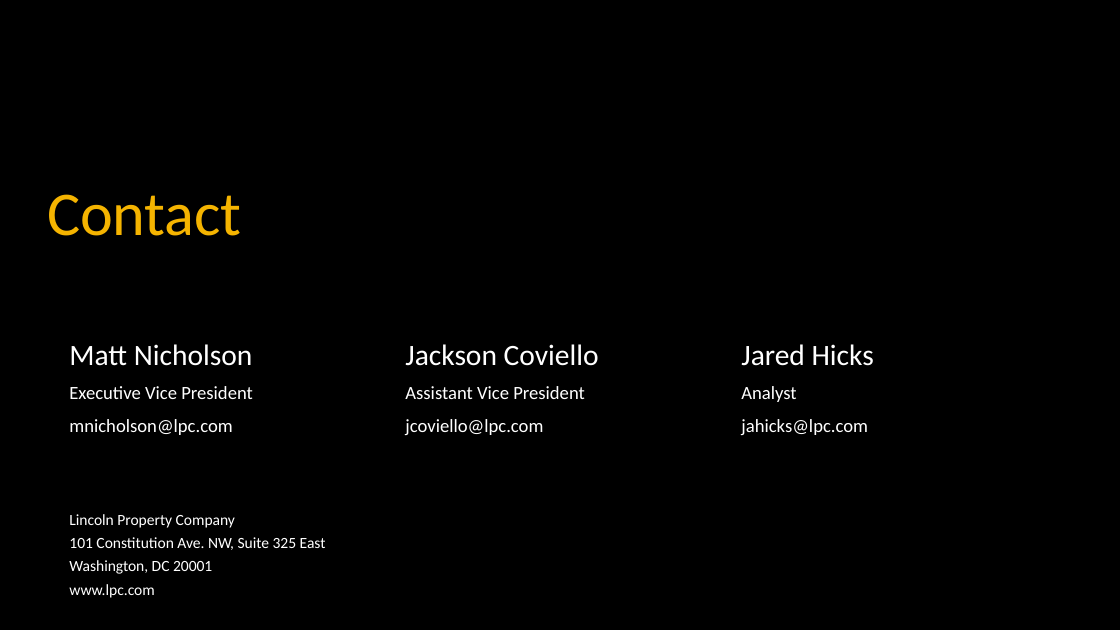
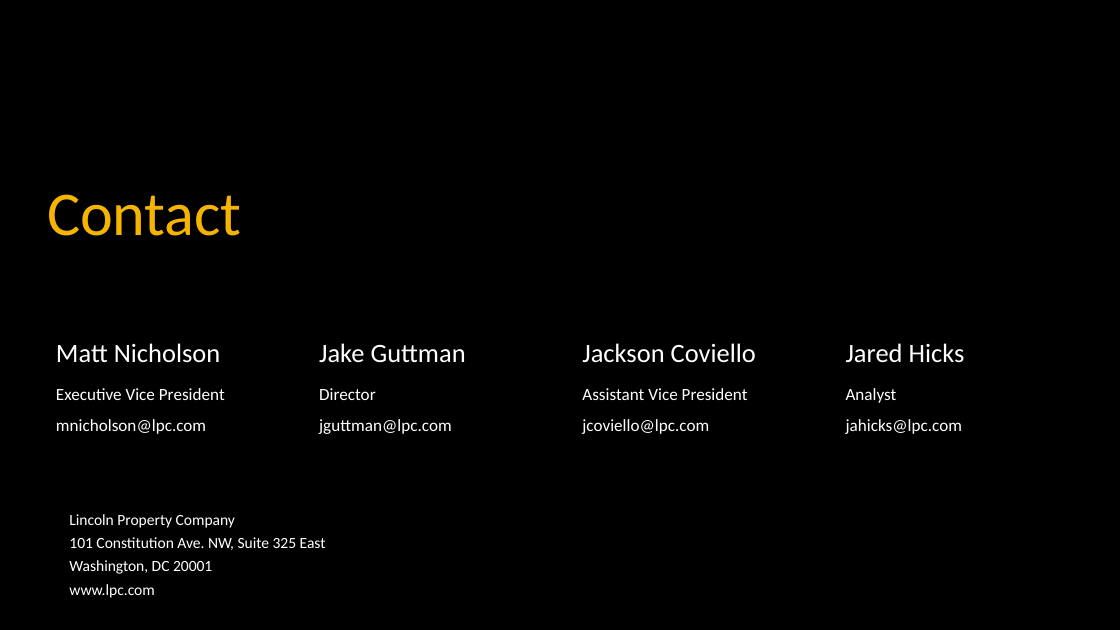
Before and after one commit to fredballs1115-ux/Underwrite-Copilot, a slide deck: slide 14 of equity-deck/2300_N_Street_NW_Investment_Overview.pptx. Drawn at 1120x630 pixels with LibreOffice and Linux fonts; fonts in the diff are those of the drawing. Boxes give left, top, right and bottom in pixels: in the first picture for what was removed or moved away, otherwise in the second. Text is boxed around its words. In the diff, an @@ line names an element or a change of style, - is before the commit and + after.

```diff
--- a/equity-deck/2300_N_Street_NW_Investment_Overview.pptx
+++ b/equity-deck/2300_N_Street_NW_Investment_Overview.pptx
@@ text "Matt Nicholson": place and size @@
-text "Matt Nicholson" at (69, 344, 253, 366)
+text "Matt Nicholson" at (56, 343, 220, 363)
@@ text added at (319, 343, 466, 363), 17 pt, text #FFFFFF @@
+Jake Guttman
@@ size 19 to 17 pt in 3 elements at (56, 343, 220, 363), (846, 343, 965, 363), (582, 343, 756, 363) @@
@@ text "Jackson Coviello": place and size @@
-text "Jackson Coviello" at (405, 344, 599, 366)
+text "Jackson Coviello" at (582, 343, 756, 363)
@@ text "Jared Hicks": place and size @@
-text "Jared Hicks" at (741, 344, 874, 366)
+text "Jared Hicks" at (846, 343, 965, 363)
@@ text "Executive Vice President": place and size @@
-text "Executive Vice President" at (69, 386, 253, 399)
+text "Executive Vice President" at (56, 388, 225, 400)
@@ text added at (319, 388, 376, 400), 11 pt, text #FFFFFF @@
+Director
@@ size 12 to 11 pt in 6 elements at (56, 419, 206, 434), (56, 388, 225, 400), (846, 419, 962, 434), (846, 388, 897, 403), (582, 419, 709, 434), (582, 388, 748, 400) @@
@@ text "Assistant Vice President": place and size @@
-text "Assistant Vice President" at (405, 386, 585, 399)
+text "Assistant Vice President" at (582, 388, 748, 400)
@@ text "Analyst": place and size @@
-text "Analyst" at (741, 386, 796, 402)
+text "Analyst" at (846, 388, 897, 403)
@@ text "mnicholson@lpc.com": place and size @@
-text "mnicholson@lpc.com" at (69, 419, 232, 435)
+text "mnicholson@lpc.com" at (56, 419, 206, 434)
@@ text added at (319, 419, 452, 434), 11 pt, text #FFFFFF @@
+jguttman@lpc.com
@@ text "jcoviello@lpc.com": place and size @@
-text "jcoviello@lpc.com" at (405, 419, 543, 435)
+text "jcoviello@lpc.com" at (582, 419, 709, 434)
@@ text "jahicks@lpc.com": place and size @@
-text "jahicks@lpc.com" at (741, 419, 868, 435)
+text "jahicks@lpc.com" at (846, 419, 962, 434)
```
Also in this commit, not shown: 3 other slides changed, 2 other files.
